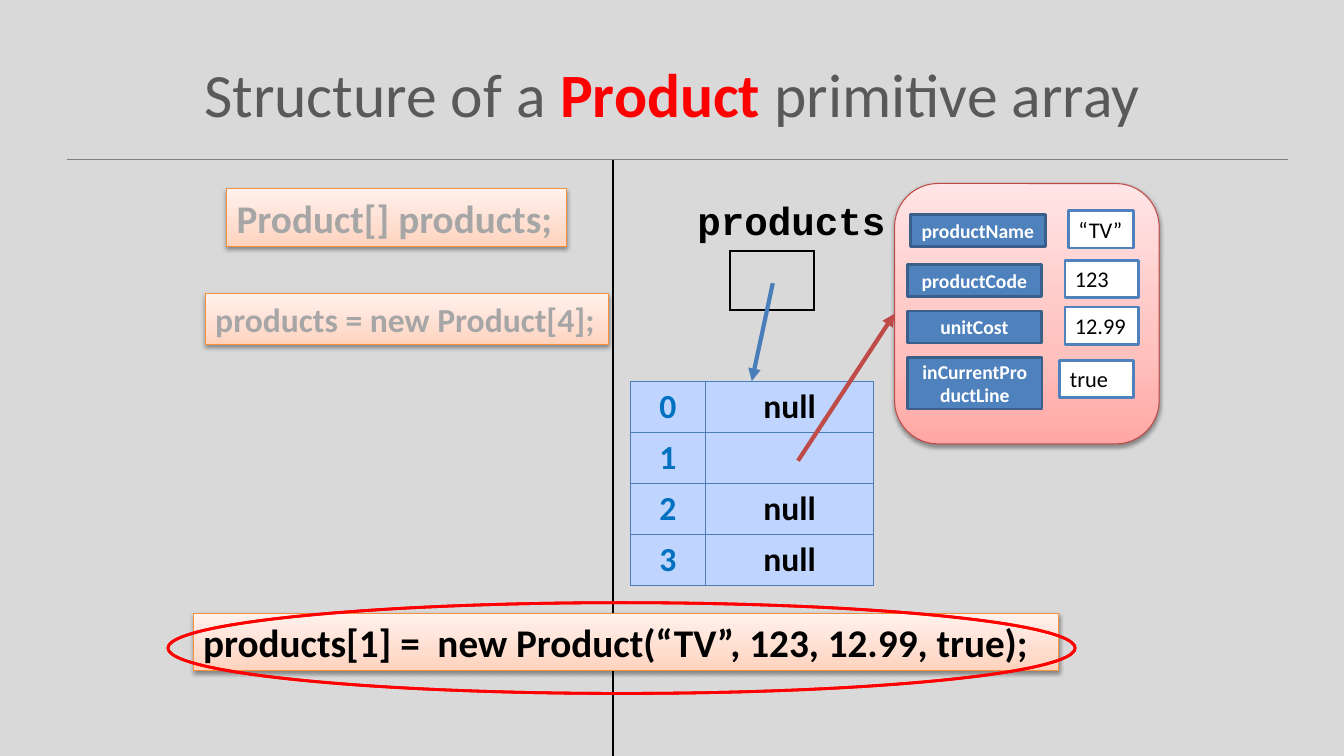
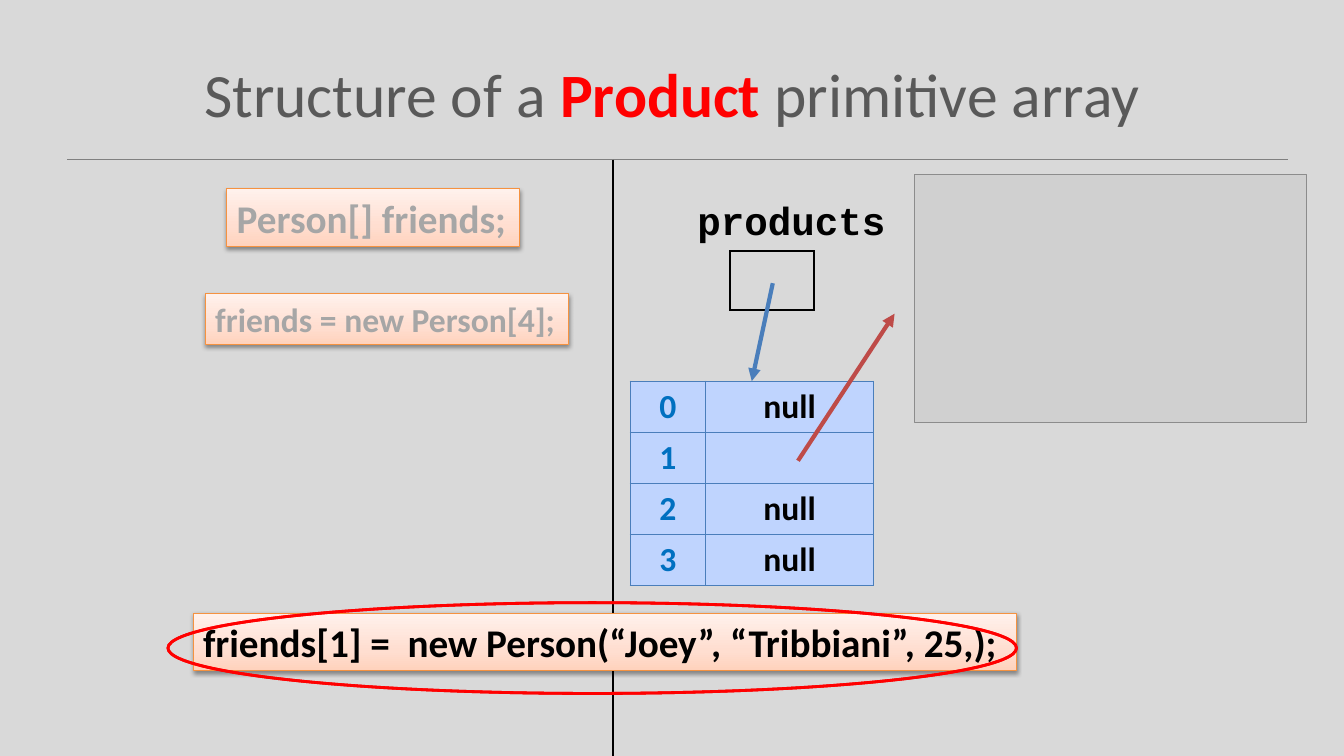
Before and after one commit to Programming-Fundamentals-SETU/prog-fund-1-sept-25, a slide deck: slide 25 of topic06-arrays/unit-1/talk-2-array-classes/b-array-classes.pptx (slide 24 before the commit). Drawn at 1344x756 pixels with LibreOffice and Linux fonts; fonts in the diff are those of the drawing; grey boxes stand for pictures. Boxes give left, top, right and bottom in pixels: in the first picture for what was removed or moved away, otherwise in the second. Text is boxed around its words. In the diff, an @@ line names an element or a change of style, - is before the commit and + after.

Commit message:
update arrays-classes to use Person instead of Product

```diff
--- a/topic06-arrays/unit-1/talk-2-array-classes/b-array-classes.pptx
+++ b/topic06-arrays/unit-1/talk-2-array-classes/b-array-classes.pptx
@@ picture added at (x1=914, y1=174, x2=1307, y2=422) @@
@@ rectangle "Person[] friends;" resized from (x1=227, y1=189, x2=567, y2=246) to (x1=227, y1=189, x2=519, y2=246) @@
@@ text in rectangle at (x1=237, y1=204, x2=506, y2=239): text changed @@
-Product[] products;
+Person[] friends;
@@ rounded rectangle removed at (x1=895, y1=184, x2=1160, y2=444) @@
@@ rectangle removed at (x1=911, y1=215, x2=1046, y2=247) @@
-productName
@@ rectangle removed at (x1=1069, y1=211, x2=1133, y2=248) @@
-“TV”
@@ rectangle removed at (x1=907, y1=264, x2=1042, y2=296) @@
-productCode
@@ rectangle removed at (x1=1066, y1=260, x2=1139, y2=297) @@
-123
@@ rectangle "friends = new Person[4];" resized from (x1=206, y1=294, x2=609, y2=345) to (x1=206, y1=294, x2=570, y2=345) @@
@@ text in rectangle at (x1=215, y1=307, x2=555, y2=337): text changed @@
-products = new Product[4];
+friends = new Person[4];
@@ rectangle removed at (x1=907, y1=312, x2=1042, y2=344) @@
-unitCost
@@ rectangle removed at (x1=1066, y1=308, x2=1139, y2=345) @@
-12.99
@@ rectangle removed at (x1=907, y1=358, x2=1042, y2=409) @@
-inCurrentProductLine
@@ rectangle removed at (x1=1061, y1=361, x2=1134, y2=398) @@
-true
@@ donut resized from (x1=168, y1=603, x2=1076, y2=694) to (x1=168, y1=603, x2=1017, y2=694) @@
@@ rectangle "friends[1] = new Person(“Joey”, “Tribbiani”, ..." resized from (x1=194, y1=613, x2=1060, y2=670) to (x1=194, y1=613, x2=1017, y2=670) @@
@@ text in rectangle at (x1=203, y1=624, x2=997, y2=667): text changed @@
-products[1] = new Product(“TV”, 123, 12.99, true);
+friends[1] = new Person(“Joey”, “Tribbiani”, 25,);
```
Also in this commit, not shown: 9 other slides changed, 4 slides added, 3 slides removed, 37 other files.
